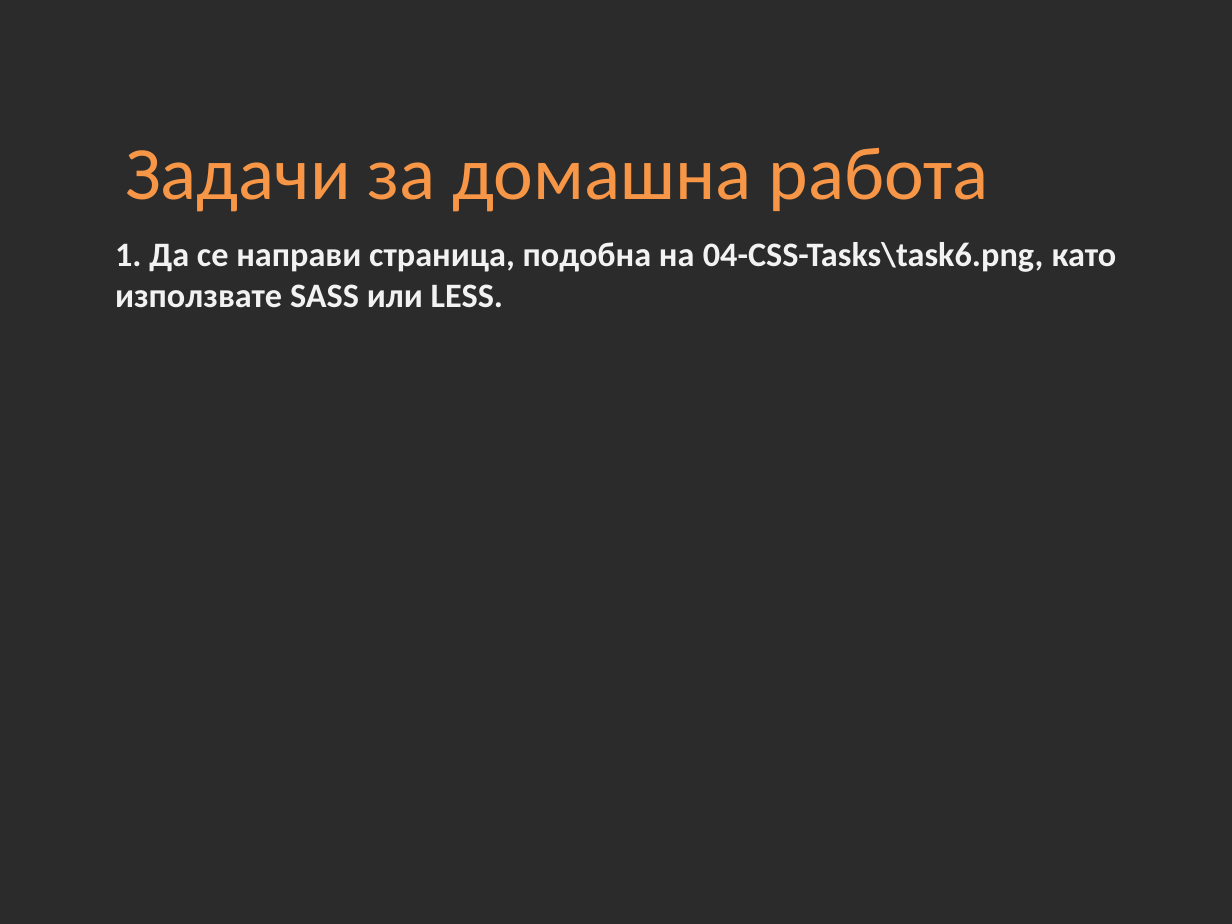
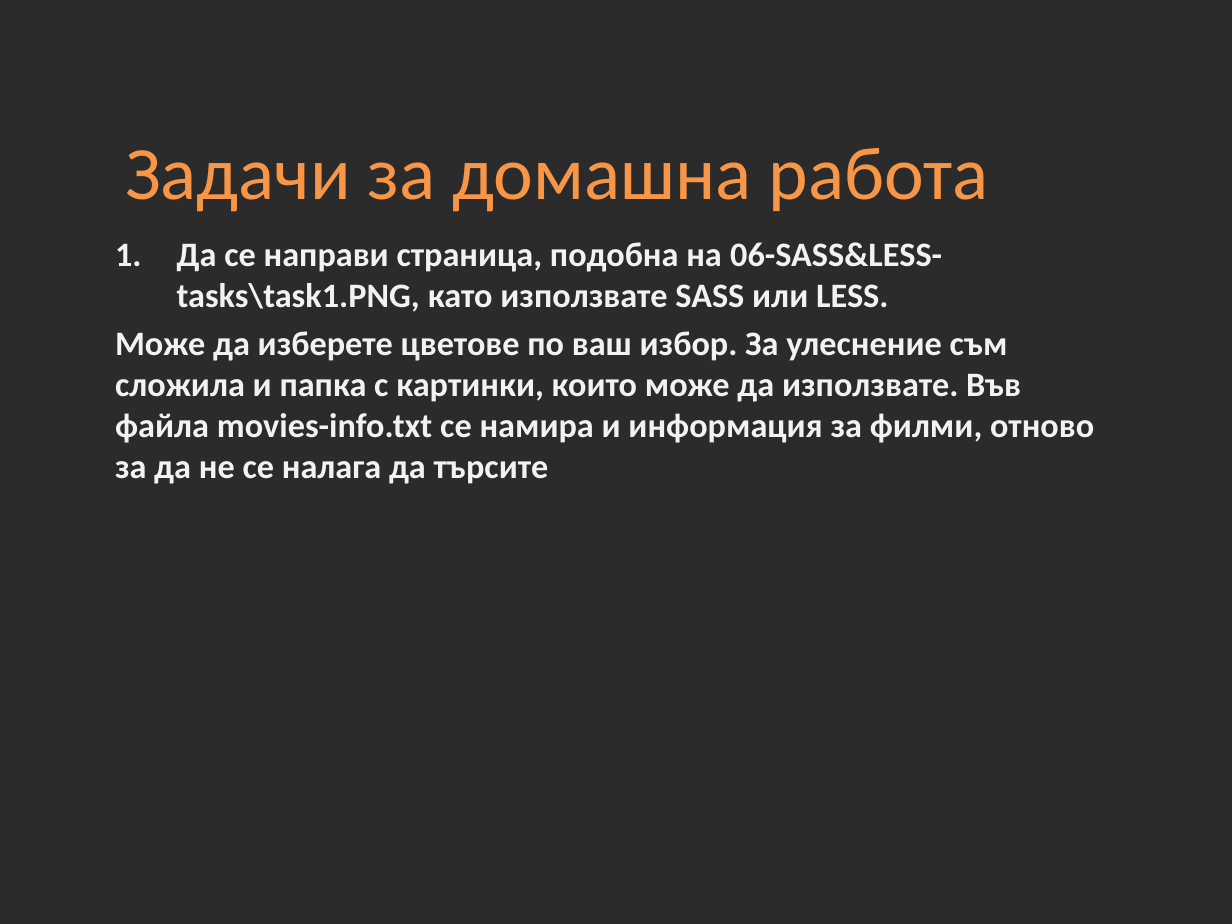
Before and after one commit to Academy-Soft-Intellect/Front-End-Course, a slide deck: slide 21 of 06-SASS&LESS/06-SASS&LESS.pptx. Drawn at 1232x924 pixels with LibreOffice and Linux fonts; fonts in the diff are those of the drawing; background and template pictures are left out; a plain dark background stands for a picture behind light text. Boxes give left, top, right and bottom in pixels: in the first picture for what was removed or moved away, otherwise in the second. Text is boxed around its words. In the diff, an @@ line names an element or a change of style, - is before the commit and + after.

Commit message:
Homework 06-SASS&LESS

```diff
--- a/06-SASS&LESS/06-SASS&LESS.pptx
+++ b/06-SASS&LESS/06-SASS&LESS.pptx
@@ text at [115, 242, 1094, 484]: text changed @@
-1. Да се направи страница, подобна на 04-CSS-Tasks\task6.png, като използвате SASS или LESS.
+1. Да се направи страница, подобна на 06-SASS&LESS-tasks\task1.PNG, като използвате SASS или LESS.
+Може да изберете цветове по ваш избор. За улеснение съм сложила и папка с картинки, които може да използвате. Във файла movies-info.txt се намира и информация за филми, отново за да не се налага да търсите
```
Also in this commit, not shown: 8 other files.
